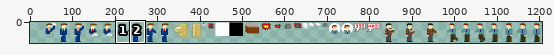
One commit to this sprite sheet: src/assets/media/sprites.png. Above: a wide view before the commit, with the close-up outlined.
Close-up. The starting point:
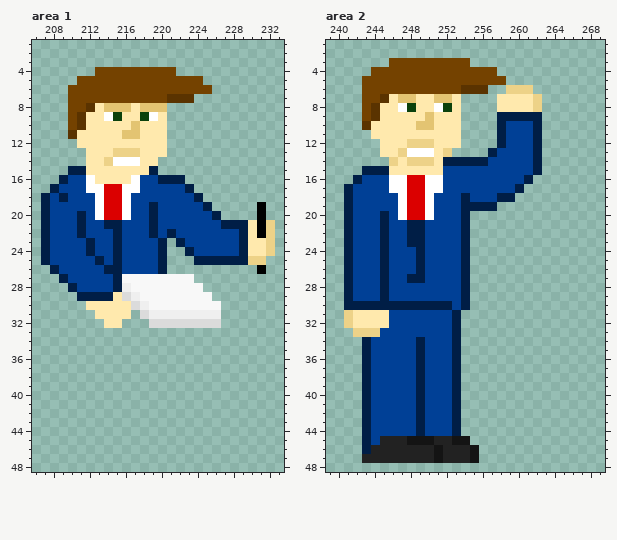
The file is 1173x50 pixels. Pixels under 10% opacity are left out. Colours within 5 levels of each other are drawn and written as one. Shown: area 1: x 206..233, y 1..48; area 2: x 239..269, y 1..48. The old version is drawn lined up with the new one, on the new canvas. The commit also changed other parts of the picture, which this record leaves out.
The result:
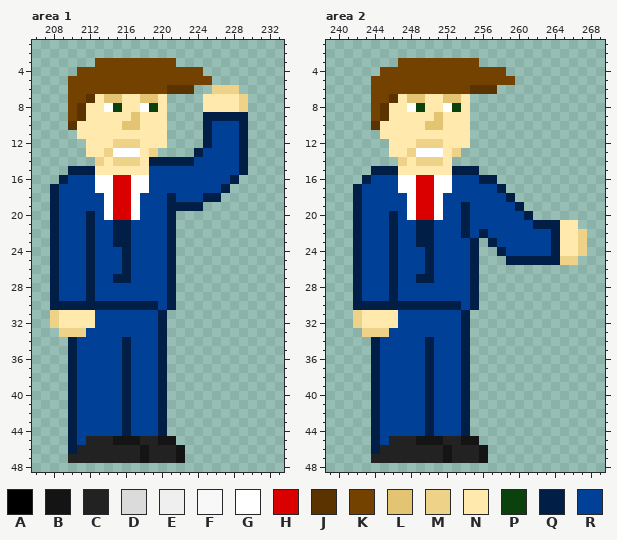
Palette (. is transparent): A #000000  B #141414  C #222222  D #dbdbdb  E #efefef  F #f8f8f8  G #ffffff  H #db0000  J #5a3300  K #744200  L #e3c472  M #edd288  N #ffe9ad  P #0b410c  Q #001e46  R #004096
Changes in this commit:
canvas 1173x50 -> 1206x50, the old top-left corner now at 33,0
Area 1:
y 3: x 213..221 ......... -> KKKKKKKKK
y 4: x 211..212 .. -> KK; x 222..224 ... -> KKK
y 5: x 210 . -> K; x 225 . -> K
y 6: x 221..228 KKKKK... -> JJJ..MMM
y 7: x 212..223 KKKKKKKKKJJJ -> JNLLNNLLN...; x 225..229 ..... -> NNNNM
y 8: x 211..212 KJ -> JN; x 214..216 LLL -> GPN; x 218..220 LLL -> GPN; x 225..229 ..... -> NNNNM
y 9: x 214..215 GP -> NN; x 217..219 NPG -> LNN; x 225..229 ..... -> QQQQQ
y 10: x 210..211 KJ -> JN; x 216 N -> L; x 225..229 ..... -> QRRRQ
y 11: x 210 J -> .; x 216..217 LL -> NN; x 225..229 ..... -> QRRRQ
y 12: x 211 N -> .; x 215..217 NNN -> MMM; x 225..229 ..... -> QRRRQ
y 13: x 214..217 NMMM -> MGGG; x 219..220 NN -> M.; x 224..229 ...... -> QRRRRQ
y 14: x 212..217 NNMGGG -> .MNMMM; x 219..229 N.......... -> QQQQQRRRRRQ
y 15: x 212 N -> Q; x 219..229 Q.......... -> RRRRRRRRRRQ
y 16: x 212..216 GNNNN -> RGGHH; x 218 R -> G; x 220..228 QQQ...... -> RRRRRRRRQ
y 17: x 212 G -> R; x 214 H -> G; x 216 G -> H; x 218 R -> G; x 223..227 Q.... -> RRRRQ
y 18: x 207..209 QRQ -> .QR; x 213..214 GH -> RG; x 216..217 GR -> HG; x 221 R -> Q; x 224..226 Q.. -> RQQ
y 19: x 207..208 QR -> .Q; x 213..214 GH -> RG; x 216..217 GR -> HG; x 219 Q -> R; x 221..225 RRRRQ -> QQQQ.; x 231 A -> .
y 20: x 207..208 QR -> .Q; x 211..214 QRGH -> RQRG; x 216..217 GR -> HG; x 219 Q -> R; x 221..226 RRRRRQ -> Q.....; x 231 A -> .
y 21: x 207..208 QR -> .Q; x 211..212 QR -> RQ; x 214 Q -> R; x 216 R -> Q; x 219 Q -> R; x 221..232 RRRRRRQQQNAM -> Q...........
y 22: x 207..208 QR -> .Q; x 211..212 QR -> RQ; x 216 R -> Q; x 219 Q -> R; x 222..232 RRRRRRRQNAM -> ...........
y 23: x 207..208 QR -> .Q; x 216 R -> Q; x 220..232 Q.QRRRRRRQNNM -> RQ...........
y 24: x 207..208 QR -> .Q; x 215..216 QR -> RQ; x 220..221 Q. -> RQ; x 223..232 QRRRRRQNNM -> ..........
y 25: x 207..208 QR -> .Q; x 212..213 RQ -> QR; x 215..216 QR -> RQ; x 220..221 Q. -> RQ; x 224..231 QQQQQQMM -> ........
y 26: x 212 R -> Q; x 214..216 QQR -> RRQ; x 220..221 Q. -> RQ; x 231 A -> .
y 27: x 208..209 .Q -> QR; x 212 R -> Q; x 216..223 FFFFFFFF -> QRRRRQ..
y 28: x 208..210 ..Q -> QRR; x 212 R -> Q; x 215..224 QEFFFFFFFF -> RRRRRRQ...
y 29: x 208..211 ...Q -> QRRR; x 213..225 QQNDEFFFFFFFF -> RRRRRRRRQ....
y 30: x 208..226 ....NNNNNDEFFFFFFFF -> QQQQQQQQQQQQRQ.....
y 31: x 208..226 .....NNNN.DEEEEEEEE -> MNNNNRRRRRRRQ......
y 32: x 208..226 ......NN...DDDDDDDD -> MNNNNRRRRRRRQ......
y 33: x 209..220 ............ -> MMMRRRRRRRRQ
y 34..44: x 210..220 ........... -> QRRRRRQRRRQ
y 45: x 210..221 ............ -> QRCCCBBBCCBB
y 46: x 210..222 ............. -> QCCCCCCCBCCCB
y 47: x 210..222 ............. -> CCCCCCCCBCCCB
Area 2:
y 3: x 246 K -> .; x 255 . -> K
y 4: x 244 K -> .; x 258 . -> K
y 5: x 243 K -> .; x 259 . -> K
y 6: x 243 K -> .; x 254 J -> K; x 257 . -> J; x 259..261 MMM -> ...
y 7: x 243 K -> .; x 245..247 JNL -> KJN; x 249 N -> L; x 251 L -> N; x 253..254 N. -> LN; x 258..262 NNNNM -> .....
y 8: x 243..245 KJN -> .KJ; x 247..249 GPN -> NGP; x 251..254 GPN. -> NGPN; x 258..262 NNNNM -> .....
y 9: x 243..245 KJN -> .KJ; x 250..251 LN -> NL; x 254 . -> N; x 258..262 QQQQQ -> .....
y 10: x 243..244 JN -> .J; x 249 L -> N; x 251 N -> L; x 254 . -> N; x 258..262 QRRRQ -> .....
y 11: x 244 N -> .; x 254 . -> N; x 258..262 QRRRQ -> .....
y 12: x 245 N -> .; x 248 M -> N; x 251 N -> M; x 254 . -> N; x 258..262 QRRRQ -> .....
y 13: x 245 N -> .; x 247..248 MG -> NM; x 251..253 NM. -> GNM; x 257..262 QRRRRQ -> ......
y 14: x 246..248 MNM -> .MN; x 251..262 NQQQQQRRRRRQ -> MN..........
y 15: x 243 Q -> .; x 246 N -> Q; x 252..262 RRRRRRRRRRQ -> NQQQ.......
y 16: x 242..243 QR -> .Q; x 246 G -> R; x 248 H -> G; x 250 G -> H; x 252 R -> G; x 256..261 RRRRRQ -> QQ....
y 17: x 241..242 QR -> .Q; x 246 G -> R; x 248 H -> G; x 250 G -> H; x 252 R -> G; x 258..260 RRQ -> Q..
y 18: x 241..242 QR -> .Q; x 247..248 GH -> RG; x 250..251 GR -> HG; x 254 Q -> R; x 258 Q -> R
y 19: x 241..242 QR -> .Q; x 247..248 GH -> RG; x 250..251 GR -> HG; x 255..260 QQQ... -> RRRRRQ
y 20: x 241..242 QR -> .Q; x 245..248 QRGH -> RQRG; x 250..251 GR -> HG; x 255..261 ....... -> RRRRRRQ
y 21: x 241..242 QR -> .Q; x 245..246 QR -> RQ; x 248 Q -> R; x 250 R -> Q; x 255..266 ............ -> RRRRRRRQQQNN
y 22: x 241..242 QR -> .Q; x 245..246 QR -> RQ; x 248 Q -> R; x 250 R -> Q; x 255..267 ............. -> RQRRRRRRRQNNM
y 23: x 241..242 QR -> .Q; x 245..246 QR -> RQ; x 248 Q -> R; x 250 R -> Q; x 254..255 Q. -> RQ; x 257..267 ........... -> QRRRRRRQNNM
y 24: x 241..242 QR -> .Q; x 245..246 QR -> RQ; x 249..250 QR -> RQ; x 254..255 Q. -> RQ; x 258..267 .......... -> QRRRRRQNNM
y 25: x 241..242 QR -> .Q; x 245..246 QR -> RQ; x 249..250 QR -> RQ; x 254..255 Q. -> RQ; x 259..266 ........ -> QQQQQQMM
y 26: x 241..242 QR -> .Q; x 245..246 QR -> RQ; x 249..250 QR -> RQ; x 254..255 Q. -> RQ
y 27: x 241..242 QR -> .Q; x 245..246 QR -> RQ; x 248 Q -> R; x 250 R -> Q; x 254..255 Q. -> RQ
y 28..29: x 241..242 QR -> .Q; x 245..246 QR -> RQ; x 254..255 Q. -> RQ
y 30: x 241 Q -> .; x 253..255 RQ. -> QRQ
y 31..32: x 241..242 MN -> .M; x 246 R -> N; x 253..254 Q. -> RQ
y 33: x 242 M -> .; x 245 R -> M; x 253..254 Q. -> RQ
y 34..44: x 243..244 QR -> .Q; x 249..250 QR -> RQ; x 253..254 Q. -> RQ
y 45: x 243..245 QRC -> .QR; x 248 B -> C; x 251 C -> B; x 253 B -> C; x 255 . -> B
y 46: x 243..244 QC -> .Q; x 251..252 BC -> CB; x 255..256 B. -> CB
y 47: x 243 C -> .; x 251..252 BC -> CB; x 255..256 B. -> CB
Pixel boxes of the changes (left, top, right, bottom) in both close-ups:
changed: (41, 58, 275, 463)
changed: (344, 58, 587, 463)
